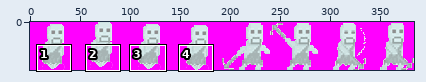
File history of a sprite sheet, images/ghost.png. The first picture is a wide view before the edit; the outline marks the close-up.
Close-up. Before the edit:
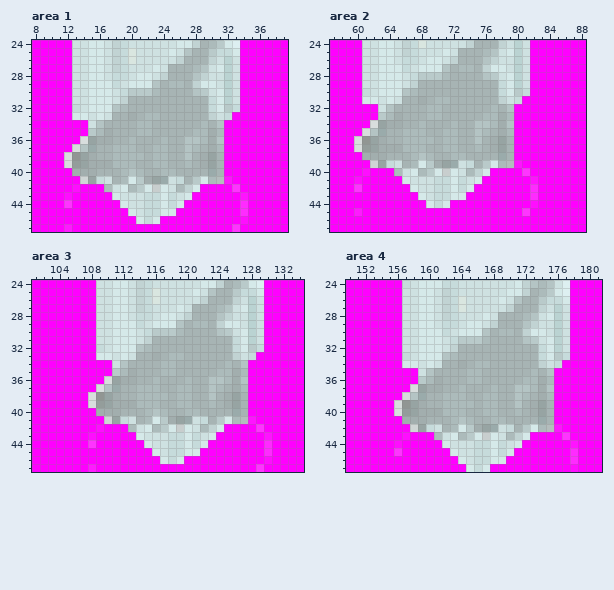
The file is 384x48 pixels. Colours within 5 levels of each other are drawn and written as one. Shown: area 1: x 8..39, y 24..47; area 2: x 57..88, y 24..47; area 3: x 101..134, y 24..47; area 4: x 150..181, y 24..47.
Once edited:
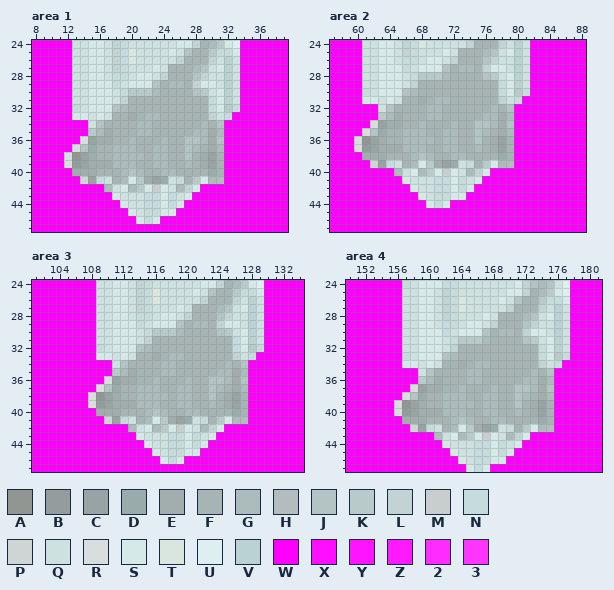
Palette (. is transparent): A #919693  B #949d9b  C #97a4a3  D #9aabab  E #a2aeae  F #a7b4b4  G #acbbbb  H #b4bdbd  J #b4c4c4  K #b9caca  L #c1d3d3  M #c8cece  N #c6dbdb  P #cfd5d5  Q #cee1e1  R #d8dddd  S #d5e9e9  T #d9e6e0  U #ddeff1  V #bad3d2  W #ff00ff  X #ff0eff  Y #ff14ff  Z #ff1aff  2 #ff2bff  3 #ff34ff
Edits made:
Area 1:
y 41: x 32 Y -> W
y 42: x 13 X -> W; x 33 3 -> W
y 43: x 12 X -> W; x 34 Y -> W
y 44: x 12 3 -> W; x 34 2 -> W
y 45: x 34 2 -> W
y 46: x 34 X -> W
y 47: x 12 Z -> W; x 33 3 -> W
Area 2:
y 39: x 80 Y -> W
y 40: x 61 X -> W; x 81 3 -> W
y 41: x 60 X -> W; x 82 Y -> W
y 42: x 60 3 -> W; x 82 2 -> W
y 43: x 82 2 -> W
y 44: x 82 X -> W
y 45: x 60 Z -> W; x 81 3 -> W
Area 3:
y 41: x 128 Y -> W
y 42: x 109 X -> W; x 129 3 -> W
y 43: x 108 X -> W; x 130 Y -> W
y 44: x 108 3 -> W; x 130 2 -> W
y 45: x 130 2 -> W
y 46: x 130 X -> W
y 47: x 108 Z -> W; x 129 3 -> W
Area 4:
y 42: x 176 Y -> W
y 43: x 157 X -> W; x 177 3 -> W
y 44: x 156 X -> W; x 178 Y -> W
y 45: x 156 3 -> W; x 178 2 -> W
y 46: x 178 2 -> W
y 47: x 178 X -> W
Pixel boxes of the changes (left, top, right, bottom) in both close-ups:
changed: (224, 176, 248, 232)
changed: (64, 184, 80, 232)
changed: (514, 160, 538, 216)
changed: (354, 168, 370, 216)
changed: (248, 416, 272, 472)
changed: (88, 424, 104, 472)
changed: (554, 424, 578, 472)
changed: (394, 432, 410, 456)
